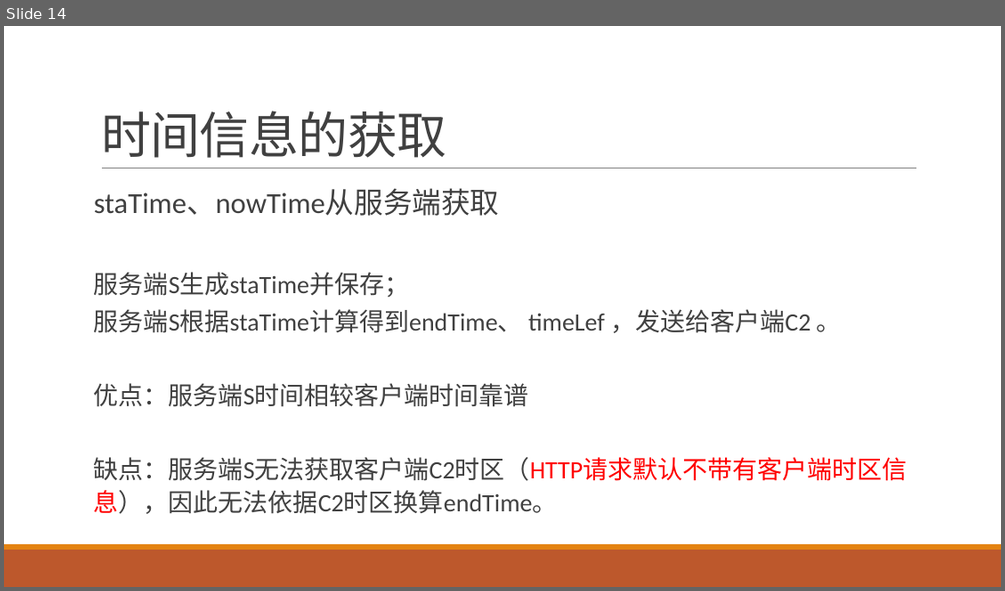
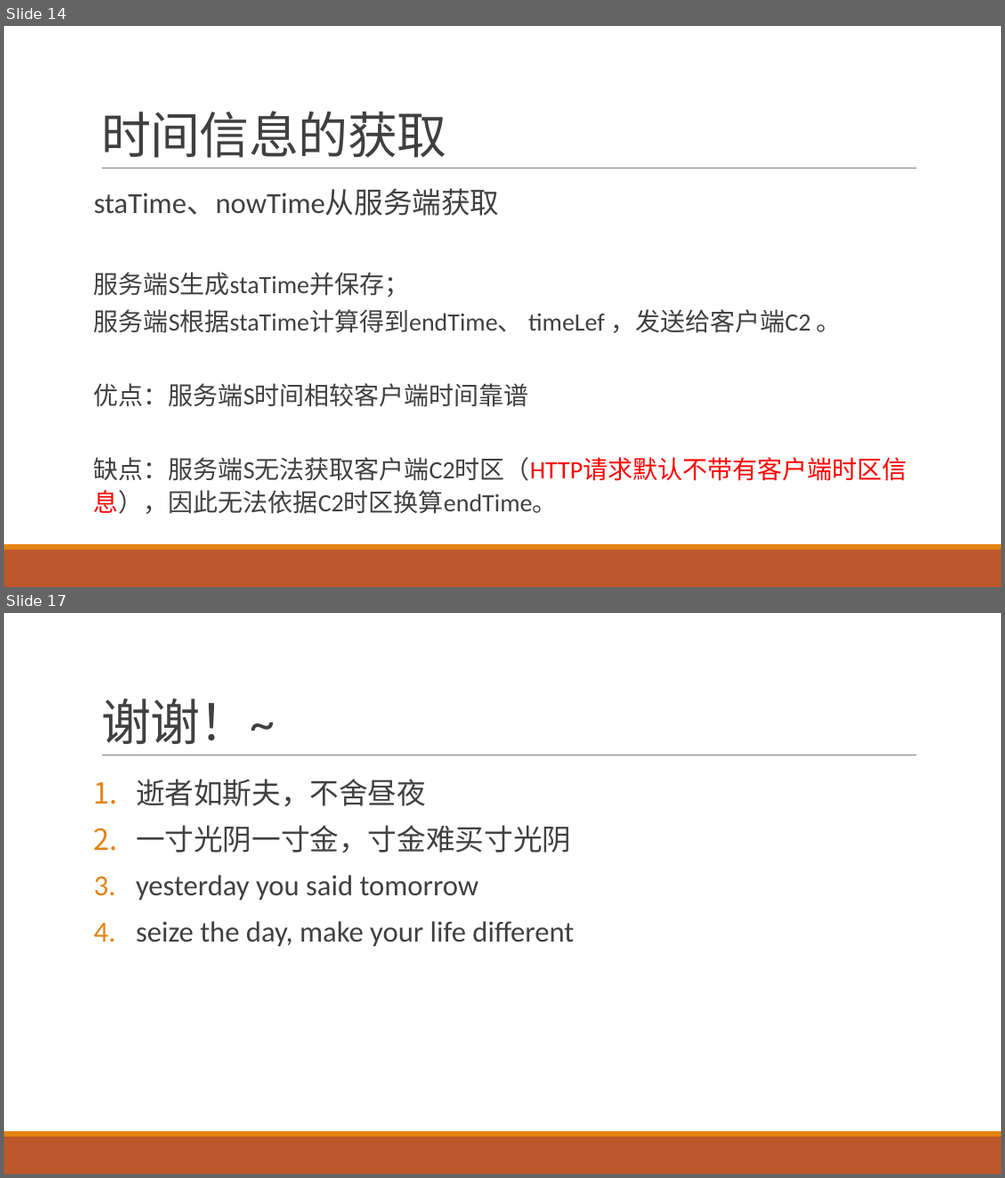
Before and after one commit to qidaneix/moment-research, a slide deck: 跨时区.pptx. Shown one above the other, each under a label of ours: slide 14 before the commit, slides 14 and 17 after it; the slides between them are not shown. The pictures are 1005x591 and 1005x1178 pixels, drawn with LibreOffice and Linux fonts; fonts in the diff are those of the drawing. Boxes give left, top, right and bottom in pixels: in the first picture for what was removed or moved away, otherwise in the second. Text is boxed around its words. In the diff, an @@ line names an element or a change of style, - is before the commit and + after.

```diff
--- a/跨时区.pptx
+++ b/跨时区.pptx
@@ slide 17 added at <box>4,613,1001,1174</box>, background #FFFFFF; not listed: 3 template elements that a slide beside it also shows @@
@@ title added at <box>101,698,275,744</box>, 48 pt, text #404040 @@
+谢谢！~
@@ text added at <box>136,779,574,947</box>, 28 pt, text #404040 @@
+1. 逝者如斯夫，不舍昼夜
+2. 一寸光阴一寸金，寸金难买寸光阴
+3. yesterday you said tomorrow
+4. seize the day, make your life different
```
Also in this commit, not shown: 1 slide changed, 1 other slide added.
